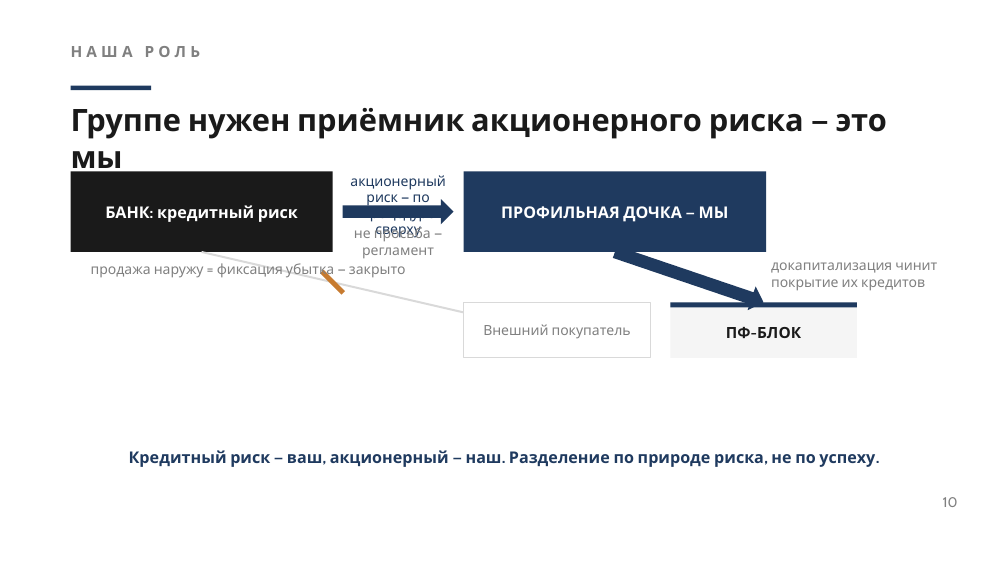
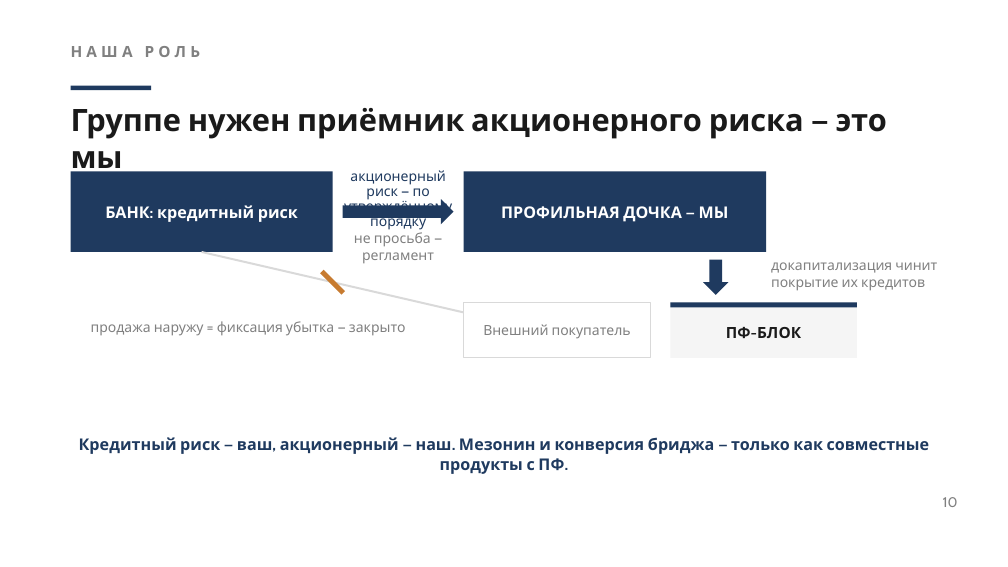
Before and after one commit to mail3875751-glitch/Solfeggio-2, a slide deck: slide 10 of Новое начало/Время партнёрских конструкций — внутренняя презентация (v2).pptx. Drawn at 1008x567 pixels with LibreOffice and Linux fonts; fonts in the diff are those of the drawing. Boxes give left, top, right and bottom in pixels: in the first picture for what was removed or moved away, otherwise in the second. Text is boxed around its words. In the diff, an @@ line names an element or a change of style, - is before the commit and + after.

```diff
--- a/Новое начало/Время партнёрских конструкций — внутренняя презентация (v2).pptx
+++ b/Новое начало/Время партнёрских конструкций — внутренняя презентация (v2).pptx
@@ rectangle at [71, 171, 333, 252]: fill #1A1A1A to #1F3A5F @@
@@ text at [344, 170, 452, 231]: text changed @@
-акционерный риск — по процедуре сверху
+акционерный риск — по утверждённому порядку
@@ text "не просьба — регламент": place and size @@
-text "не просьба — регламент" at [354, 226, 434, 258]
+text "не просьба — регламент" at [354, 232, 434, 263]
@@ right arrow at [703, 259, 728, 294]: rotation 18 to 90 degrees @@
@@ text "продажа наружу = фиксация убытка ...": place and size @@
-text "продажа наружу = фиксация убытка ..." at [91, 263, 406, 278]
+text "продажа наружу = фиксация убытка ..." at [91, 321, 406, 336]
@@ text at [79, 437, 930, 474]: text changed @@
-Кредитный риск — ваш, акционерный — наш. Разделение по природе риска, не по успеху.
+Кредитный риск — ваш, акционерный — наш. Мезонин и конверсия бриджа — только как совместные продукты с ПФ.
```
Also in this commit, not shown: 8 other slides changed.
